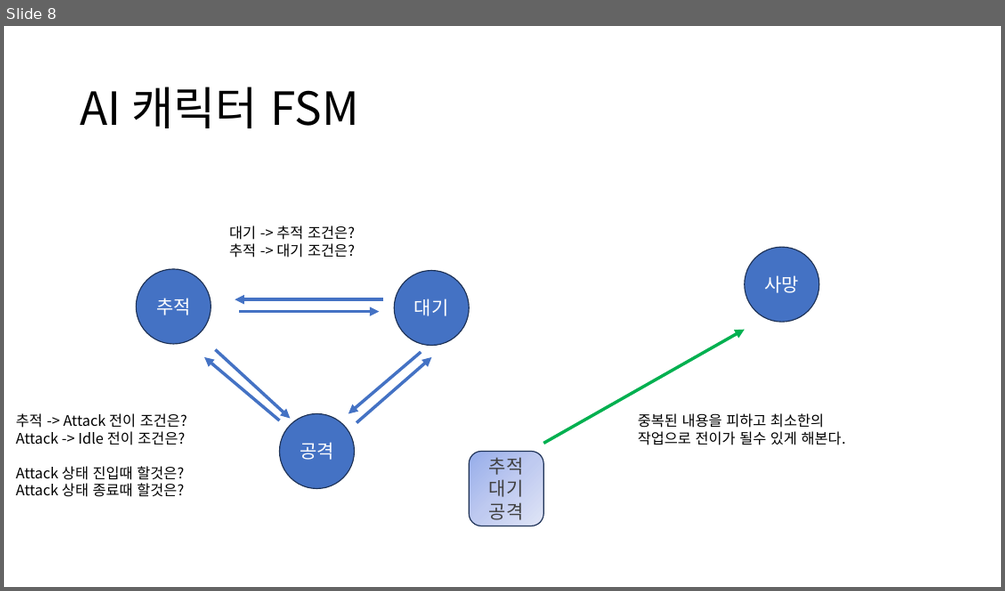
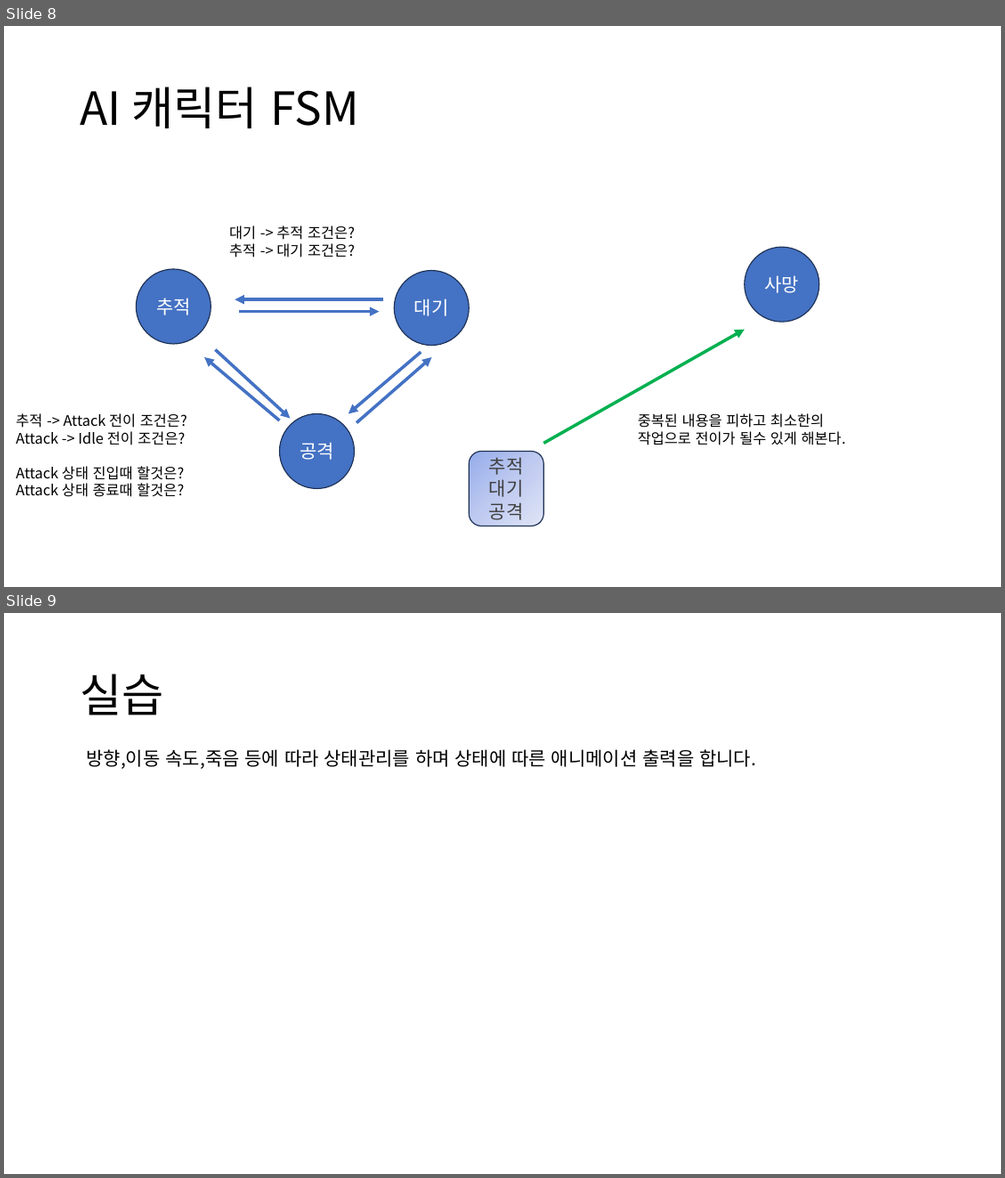
Before and after one commit to ldw9981/Direct2D_1.4, a slide deck: ppt/유한상태머신.pptx. Shown one above the other, each under a label of ours: slide 8 before the commit, slides 8 and 9 after it. The pictures are 1005x591 and 1005x1178 pixels, drawn with LibreOffice and Linux fonts; fonts in the diff are those of the drawing. Boxes give left, top, right and bottom in pixels: in the first picture for what was removed or moved away, otherwise in the second. Text is boxed around its words. In the diff, an @@ line names an element or a change of style, - is before the commit and + after.

```diff
--- a/ppt/유한상태머신.pptx
+++ b/ppt/유한상태머신.pptx
@@ slide 9 added at (4, 613, 1001, 1174), background #FFFFFF @@
@@ title added at (80, 674, 163, 715), 44 pt, text #000000 @@
+실습
@@ text added at (86, 749, 756, 769), 18 pt, text #000000 @@
+방향,이동 속도,죽음 등에 따라 상태관리를 하며 상태에 따른 애니메이션 출력을 합니다.
```
Also in this commit, not shown: 4 slides changed, 1 slide removed, 2 other files.
